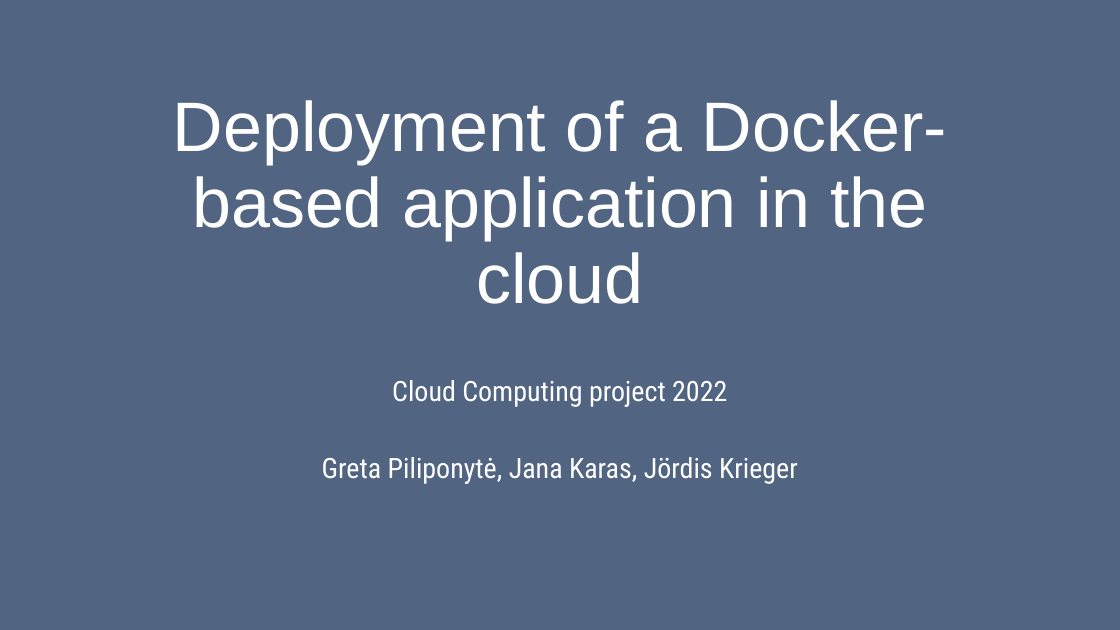
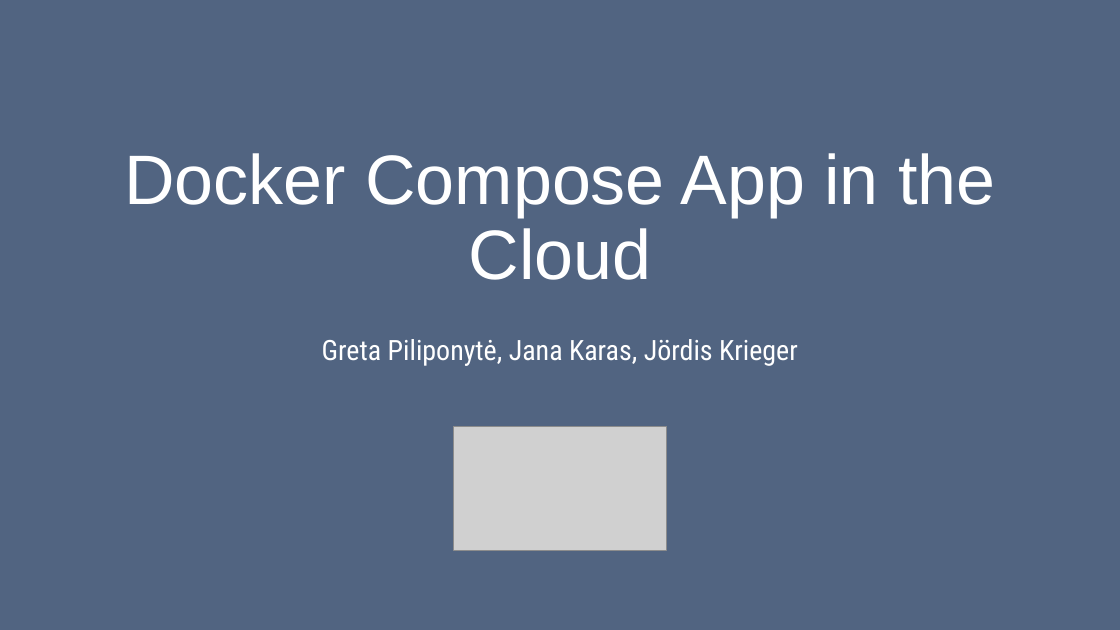
Before and after one commit to janakaras/docker-in-the-cloud, a slide deck: slide 1 of Project Presentation.pptx. Drawn at 1120x630 pixels with LibreOffice and Linux fonts; fonts in the diff are those of the drawing; grey boxes stand for pictures. Boxes give left, top, right and bottom in pixels: in the first picture for what was removed or moved away, otherwise in the second. Text is boxed around its words. In the diff, an @@ line names an element or a change of style, - is before the commit and + after.

```diff
--- a/Project Presentation.pptx
+++ b/Project Presentation.pptx
@@ title at <box>124,153,995,280</box>: text changed @@
-Deployment of a Docker-based application in the cloud
+Docker Compose App in the Cloud
@@ subtitle "Greta Piliponytė, Jana Karas, Jördis ...": place and size @@
-subtitle "Greta Piliponytė, Jana Karas, Jördis ..." at <box>322,380,798,484</box>
+subtitle "Greta Piliponytė, Jana Karas, Jördis ..." at <box>322,339,798,366</box>
@@ subtitle "Greta Piliponytė, Jana Karas, Jördis ..." at <box>322,339,798,366</box>: line spacing 0.8 to 0.9 @@
@@ subtitle at <box>392,380,727,407</box>: paragraph removed @@
-Cloud Computing project 2022
@@ picture added at <box>454,427,666,550</box> @@
```
Also in this commit, not shown: 3 other slides changed, 5 slides added, 2 slides removed.
